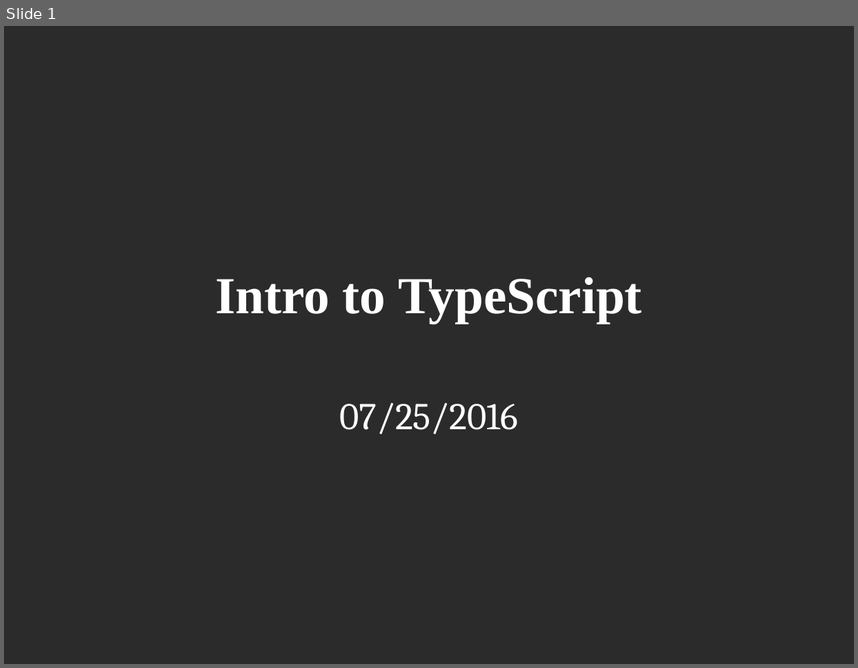
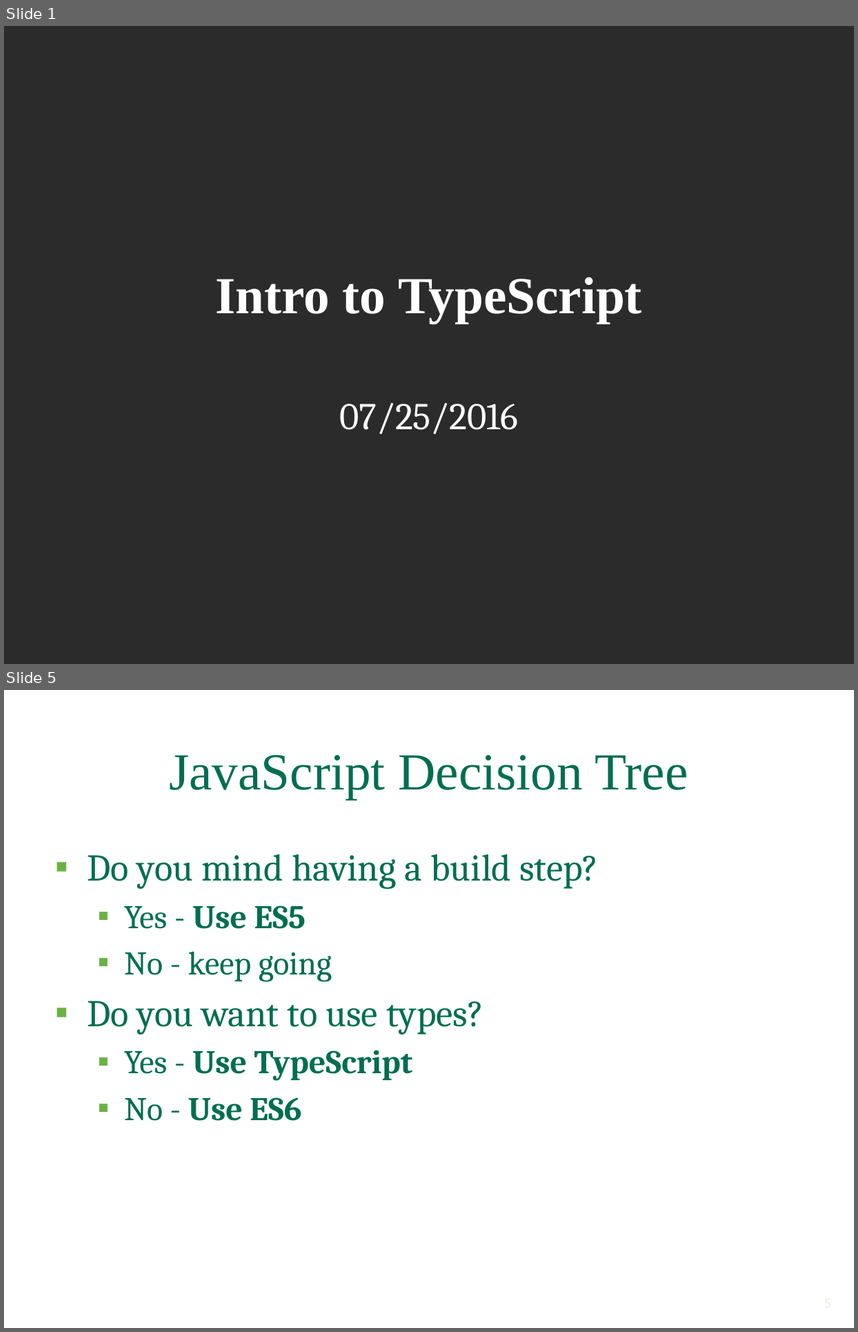
Before and after one commit to nickwigton/typescriptlnl, a slide deck: TypeScript PowerPoint.pptx. Shown one above the other, each under a label of ours: slide 1 before the commit, slides 1 and 5 after it; the slides between them are not shown. The pictures are 858x668 and 858x1332 pixels, drawn with LibreOffice and Linux fonts; fonts in the diff are those of the drawing; background and template pictures are left out; a plain dark background stands for a picture behind light text. Boxes give left, top, right and bottom in pixels: in the first picture for what was removed or moved away, otherwise in the second. Text is boxed around its words. In the diff, an @@ line names an element or a change of style, - is before the commit and + after.

```diff
--- a/TypeScript PowerPoint.pptx
+++ b/TypeScript PowerPoint.pptx
@@ slide 5 added at bbox=[4, 690, 854, 1328], background picture (left out) @@
@@ title added at bbox=[169, 755, 688, 799], 44 pt, text #006E50 @@
+JavaScript Decision Tree
@@ text added at bbox=[87, 854, 599, 1121], 28 pt, text #006E50 @@
+▪ Do you mind having a build step?
+  ▪ Yes - Use ES5
+  ▪ No - keep going
+▪ Do you want to use types?
+  ▪ Yes - Use TypeScript
+  ▪ No - Use ES6
@@ page number added at bbox=[642, 1285, 840, 1319], 12 pt, text #EEECE1 @@
+5
```
Also in this commit, not shown: 7 slides changed, 2 other files.
